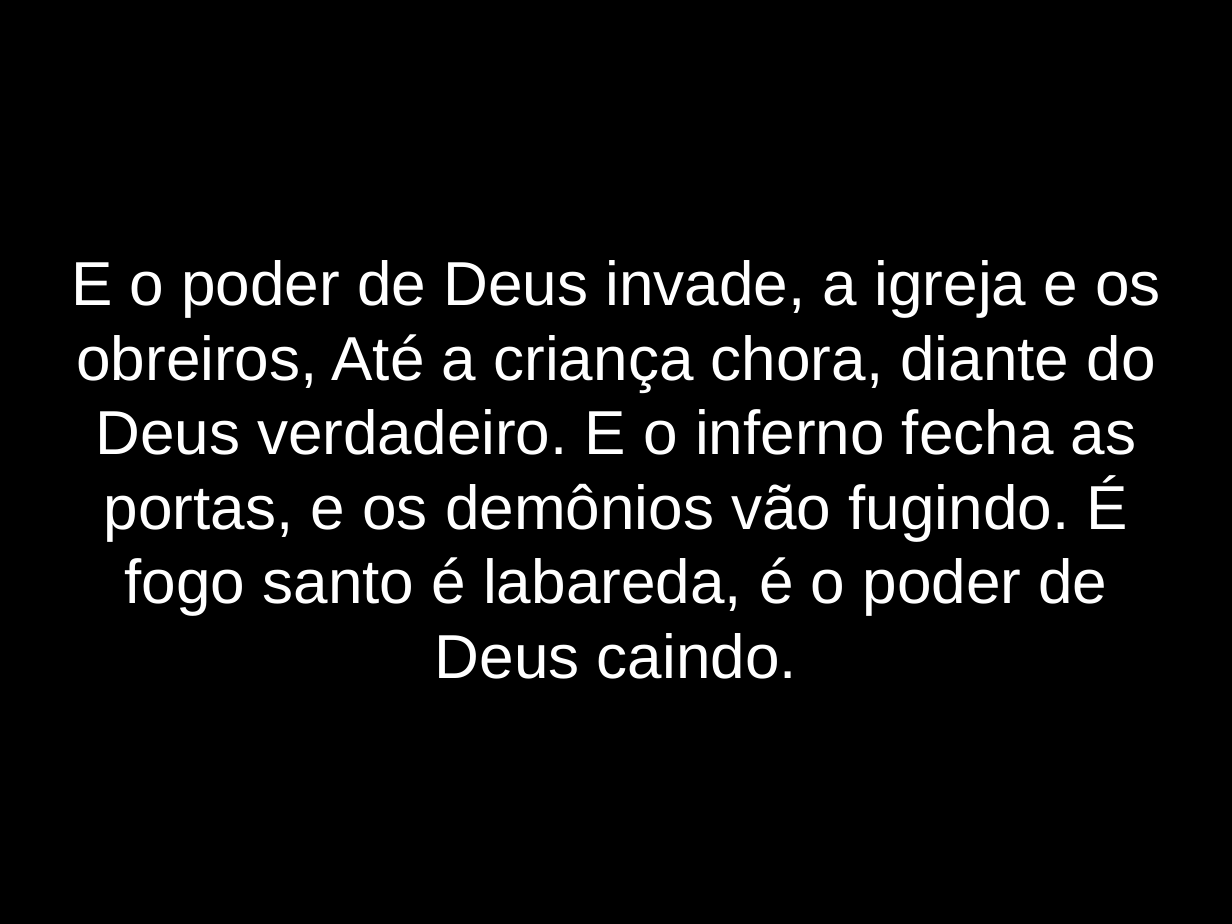
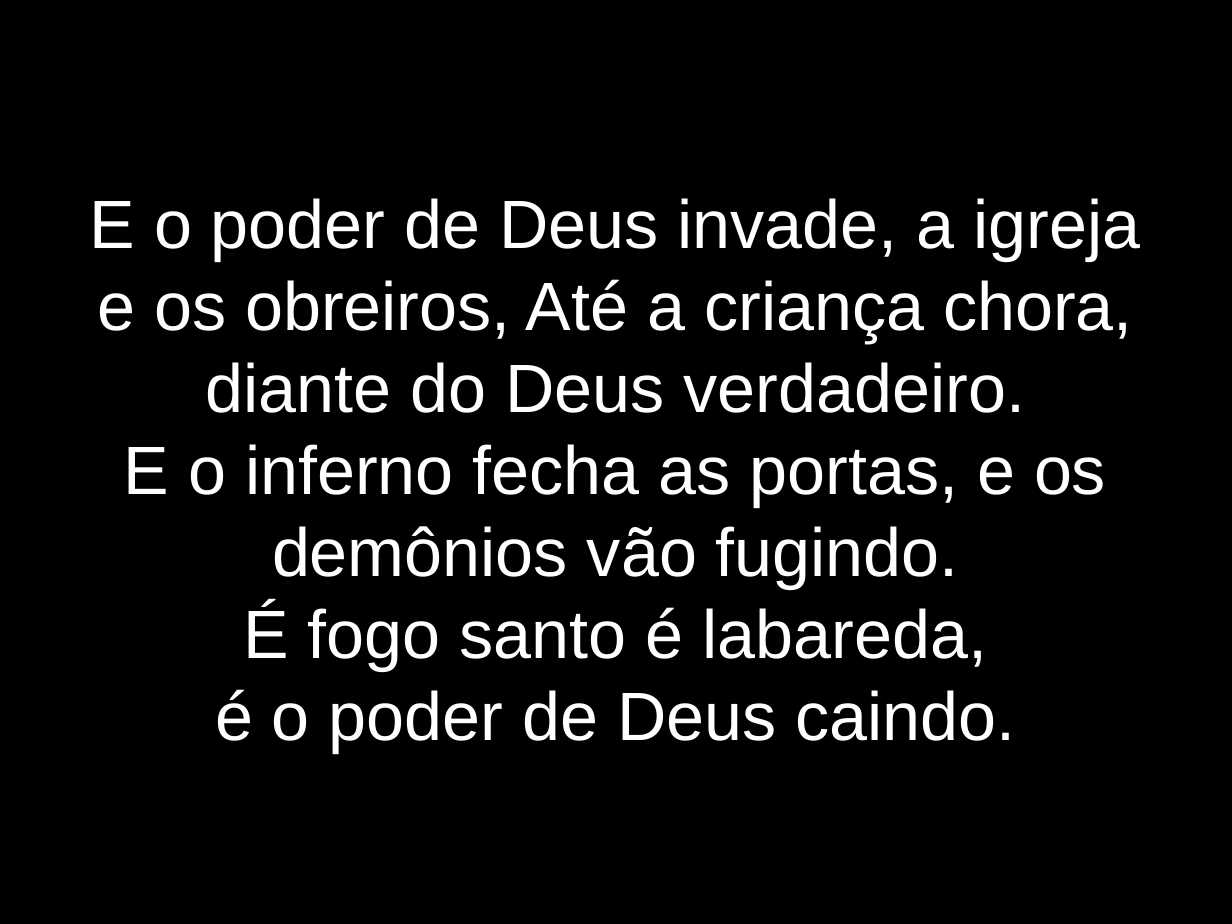
Before and after one commit to lazaroness/ChurchFiles, a slide deck: slide 6 of elshaday/LetrasApresentacao/Labaredas.odp. Drawn at 1232x924 pixels with LibreOffice and Linux fonts; fonts in the diff are those of the drawing. Boxes give left, top, right and bottom in pixels: in the first picture for what was removed or moved away, otherwise in the second. Text is boxed around its words. In the diff, an @@ line names an element or a change of style, - is before the commit and + after.

```diff
--- a/elshaday/LetrasApresentacao/Labaredas.odp
+++ b/elshaday/LetrasApresentacao/Labaredas.odp
@@ subtitle at box(90, 198, 1140, 753): text changed; size 40 to 44 pt @@
-E o poder de Deus invade, a igreja e os obreiros, Até a criança chora, diante do Deus verdadeiro. E o inferno fecha as portas, e os demônios vão fugindo. É fogo santo é labareda, é o poder de Deus caindo.
+E o poder de Deus invade, a igreja e os obreiros, Até a criança chora, diante do Deus verdadeiro.
+E o inferno fecha as portas, e os demônios vão fugindo.
+É fogo santo é labareda,
+é o poder de Deus caindo.
```
Also in this commit, not shown: 6 other slides changed, 1 slide removed.
